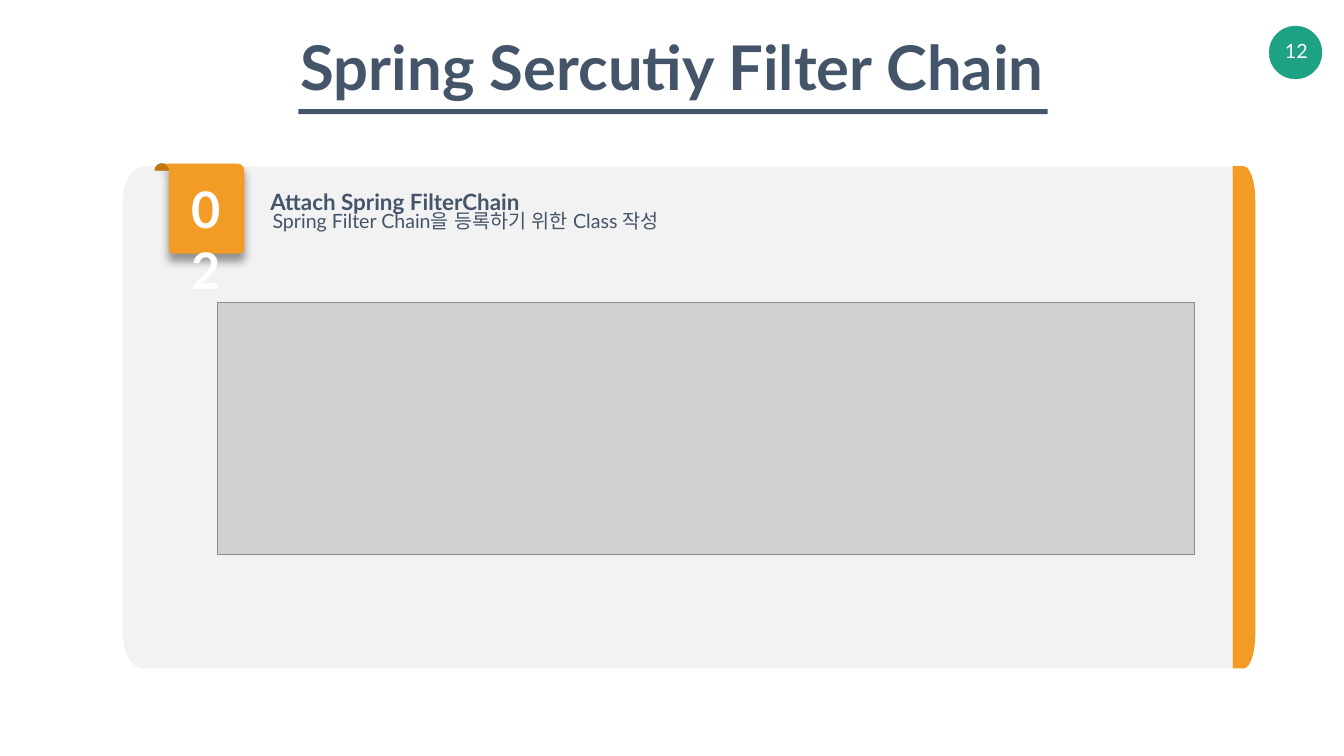
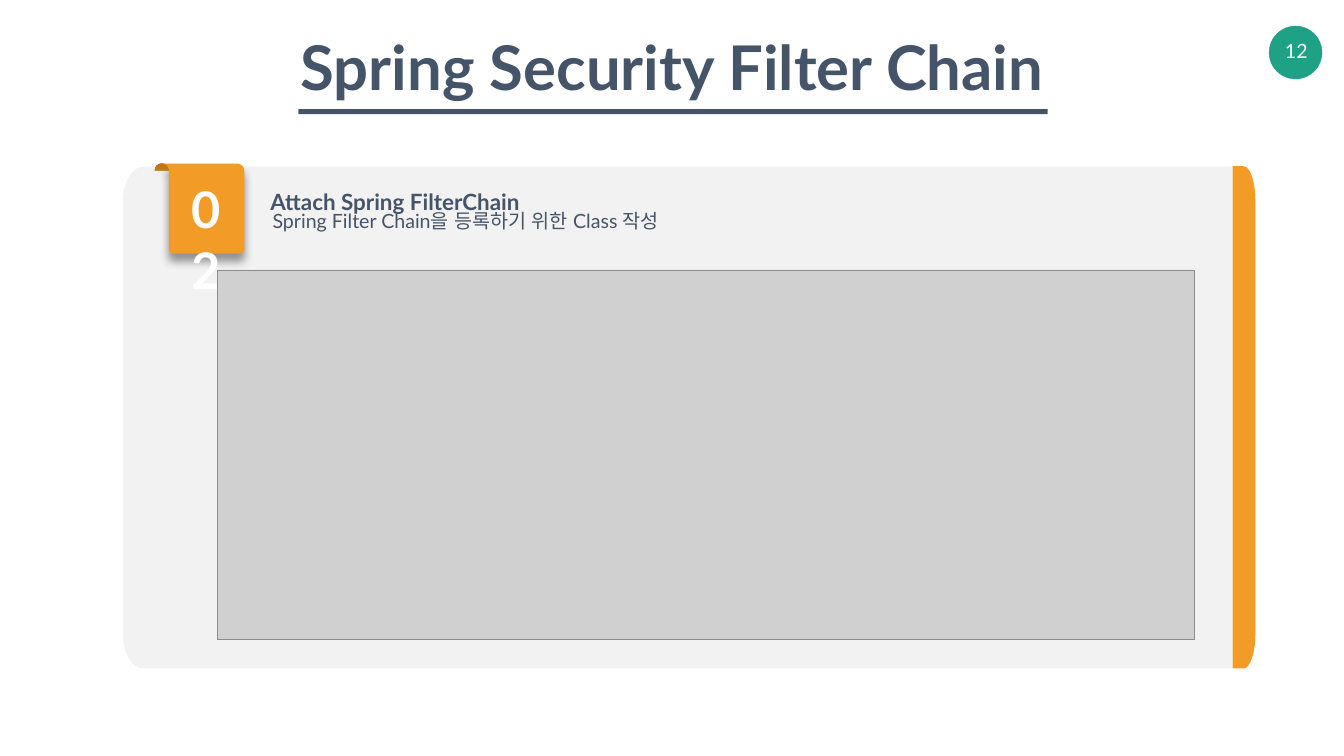
Before and after one commit to boostcamp2-gavas/reservation-system, a slide deck: slide 12 of docs/Spring Security_각자바스_발표자료.pptx. Drawn at 1344x756 pixels with LibreOffice and Linux fonts; fonts in the diff are those of the drawing; grey boxes stand for pictures. Boxes give left, top, right and bottom in pixels: in the first picture for what was removed or moved away, otherwise in the second. Text is boxed around its words. In the diff, an @@ line names an element or a change of style, - is before the commit and + after.

```diff
--- a/docs/Spring Security_각자바스_발표자료.pptx
+++ b/docs/Spring Security_각자바스_발표자료.pptx
@@ text at <box>301,44,1043,101</box>: text changed @@
-Spring Sercutiy Filter Chain
+Spring Security Filter Chain
@@ picture: place and size @@
-picture at <box>218,302,1195,555</box>
+picture at <box>218,270,1195,639</box>
```
Also in this commit, not shown: 13 other slides changed.
